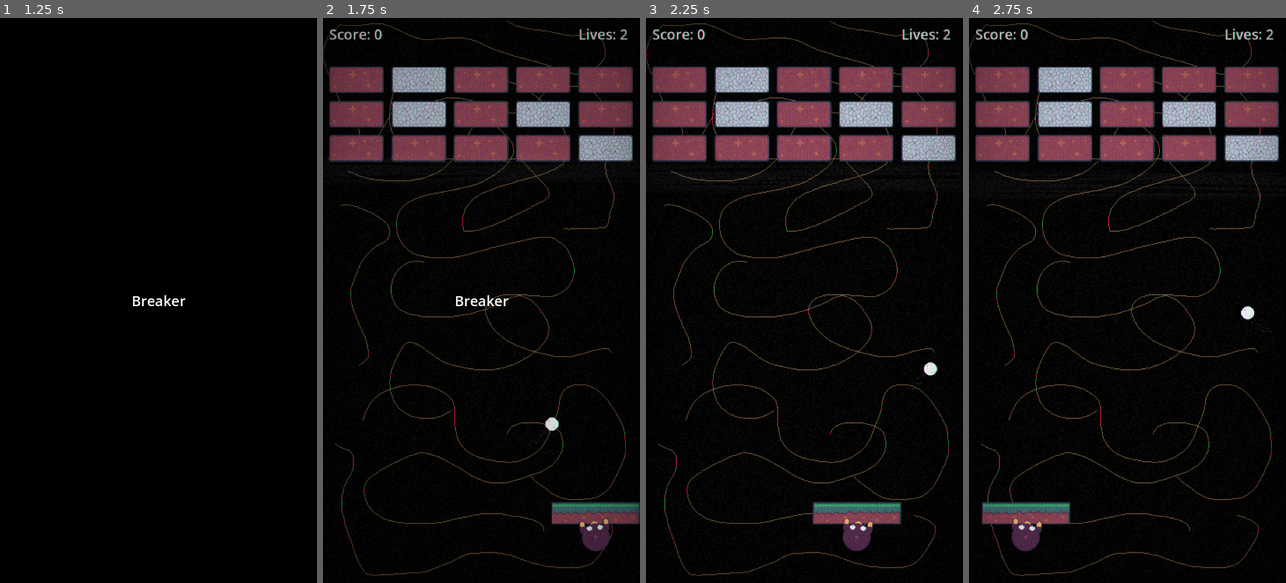
Above: before the commit, frames 1-4 (left to right).
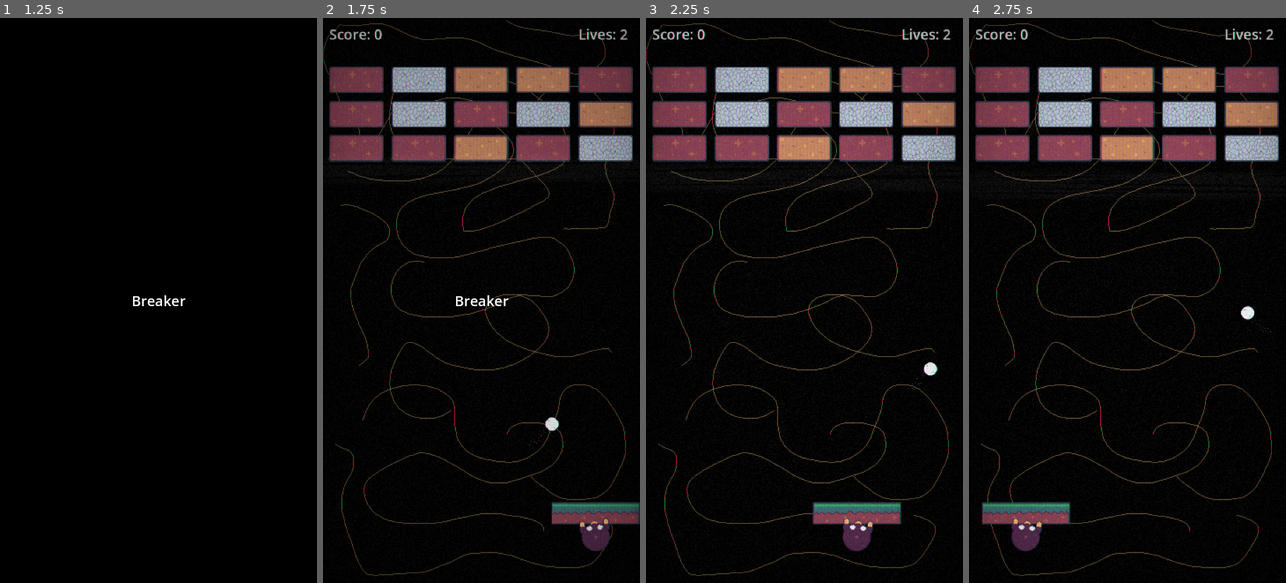
Above: after the commit, the same moments.

Repository: ant290/MoleBreaker
Game: Godot game, scene res://scenes/menu.tscn
The game is run twice, just before and just after one commit, with the same random seed, the same clock (stepped at 60 frames per second) and the same inputs.
Inputs (mouse positions are in pixels of both pictures, inside the frame that each line leads up to):
- Up to frame 1 (1.25 s): click "PLAY" at 0.5 s
- Up to frame 2 (1.75 s): move the mouse to (551, 272) at 1.27 s; hold Right (ui_right) from 1.28 s (still down); click (551, 272) at 1.42 s
- Up to frame 3 (2.25 s): move the mouse to (741, 328) at 2.02 s; release Right (ui_right) at 2.03 s; hold Left (ui_left) from 2.03 s (still down)
- Up to frame 4 (2.75 s): keep holding Left (ui_left)

Frame 1 is identical in both runs. In frame 2, 2.7% of the frame differs, in the area x 41-98%, y 8-26%; in frame 3, 2.7%; in frame 4, 2.7%.

Commit message:
New wood brick type

Diff:
--- a/mole-breaker/scripts/globals/game_constants.gd
+++ b/mole-breaker/scripts/globals/game_constants.gd
@@ -1,6 +1,6 @@
 extends Node
 
-enum BrickType {BRICK_DIRT, BRICK_ROCK}
+enum BrickType {BRICK_DIRT, BRICK_ROCK, BRICK_WOOD}
 
 func is_brick(node : Node) -> bool:
 	return node.is_in_group("Brick")
--- a/mole-breaker/scripts/inventory_popup.gd
+++ b/mole-breaker/scripts/inventory_popup.gd
@@ -9,6 +9,7 @@
 # load brick images
 @onready var imgBrickDirt = preload("res://assets/bricks/brick dirt.png")
 @onready var imgBrickRock = preload("res://assets/bricks/brick rock.png")
+@onready var imgBrickWood = preload("res://assets/bricks/brick wood.png")
 
 # Called when the node enters the scene tree for the first time.
 func _ready() -> void:
@@ -47,6 +48,8 @@
 					newBrick.sprite_texture = imgBrickDirt
 				GameConstants.BrickType.BRICK_ROCK:
 					newBrick.sprite_texture = imgBrickRock
+				GameConstants.BrickType.BRICK_WOOD:
+					newBrick.sprite_texture = imgBrickWood
 
 			inven_items_container.add_child(newBrick)
 
--- a/mole-breaker/scripts/level.gd
+++ b/mole-breaker/scripts/level.gd
@@ -10,12 +10,16 @@
 @onready var imgBrickDirtDamaged = preload("res://assets/bricks/brick dirt cracked.png")
 @onready var imgBrickRock = preload("res://assets/bricks/brick rock.png")
 @onready var imgBrickRockDamaged = preload("res://assets/bricks/brick rock cracked.png")
+@onready var imgBrickWood = preload("res://assets/bricks/brick wood.png")
+@onready var imgBrickWoodDamaged = preload("res://assets/bricks/brick wood cracked.png")
 
 # brick stats
 var dirtHealth = 2
 var dirtPointsPerHit = 1
 var rockHealth = 4
 var rockPointsPerHit = 3
+var woodHealth = 3
+var woodPointsPerHit = 2
 
 var columns = 5
 var rows  = 3
@@ -52,14 +56,20 @@
 			var row_margins = margin + (r * margin)
 
 			var newBrick : BreakableBrick = brickObject.instantiate()
-			var random_num = randi() % 10
+			var random_num = randi() % 10 + 1
 			match random_num:
-				7, 8, 9, 10:
+				8, 9, 10:
 					newBrick.healthy_texture = imgBrickRock
 					newBrick.damaged_texture = imgBrickRockDamaged
 					newBrick.starting_health = rockHealth
 					newBrick.points_per_hit = rockPointsPerHit
 					newBrick.brick_type = GameConstants.BrickType.BRICK_ROCK
+				5, 6, 7:
+					newBrick.healthy_texture = imgBrickWood
+					newBrick.damaged_texture = imgBrickWoodDamaged
+					newBrick.starting_health = woodHealth
+					newBrick.points_per_hit = woodPointsPerHit
+					newBrick.brick_type = GameConstants.BrickType.BRICK_WOOD
 				_:
 					newBrick.healthy_texture = imgBrickDirt
 					newBrick.damaged_texture = imgBrickDirtDamaged
Binary file added: mole-breaker/assets/bricks/brick wood cracked.png
Not shown, added: mole-breaker/assets/bricks/brick wood cracked.png.import
Binary file added: mole-breaker/assets/bricks/brick wood.png
Not shown, added: mole-breaker/assets/bricks/brick wood.png.import
Binary file added: mole-breaker/assets/woodNineRect.aseprite
